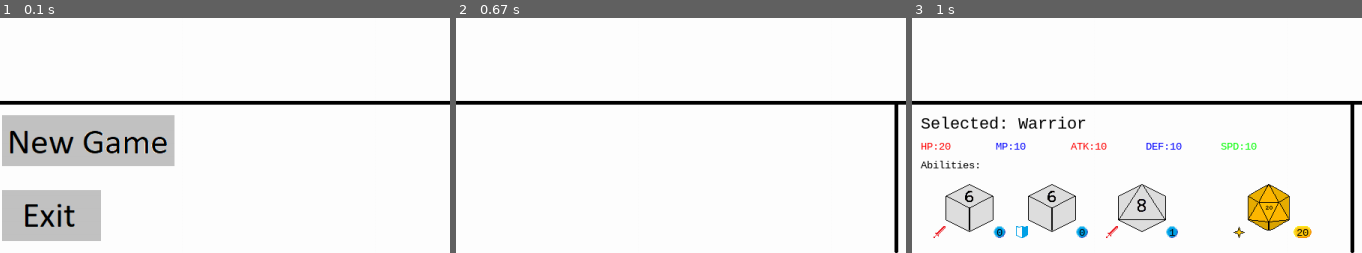
Above: before the commit, frames 1-3 (left to right).
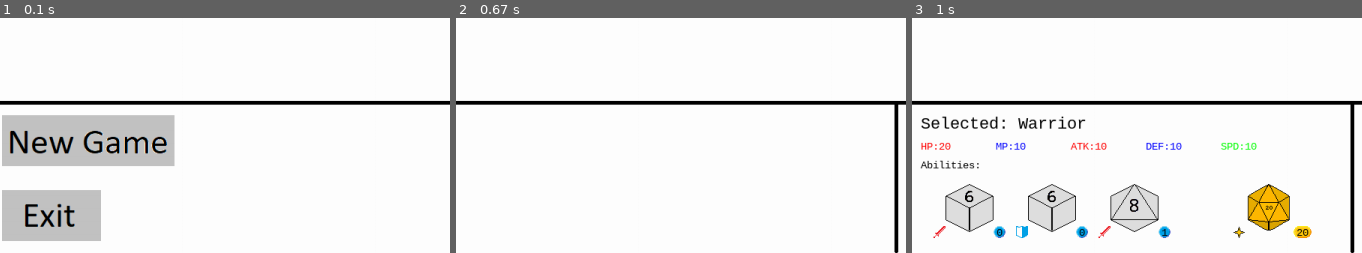
Above: after the commit, the same moments.

Repository: Cedar647/NEA
Game: pygame game, started from Turn-based Pygame/main.py
The game is run twice, just before and just after one commit, with the same random seed, the same clock (stepped at 60 frames per second) and the same inputs.
Inputs (mouse positions are % of the whole screen's width and height, from its top left):
- Up to frame 1 (0.1 s): no input
- Up to frame 2 (0.67 s): click (11, 76) at 0.38 s
- Up to frame 3 (1 s): press the mouse at (12, 23) at 0.7 s; move the mouse to (24, 39) at 0.8 s; release the mouse at (37, 55) at 0.93 s
The pictures show only the part of the screen within x 1-51%, y 50-100%; the shares and areas given below are measured in that part.

Frames 1-2 are identical in both runs. In frame 3, 1.4% of the frame differs, in the area x 41-60%, y 70-94%.

Commit message:
Update main.py

Diff:
--- a/Turn-based Pygame/main.py
+++ b/Turn-based Pygame/main.py
@@ -49,22 +49,11 @@
 dice_display = ""
 def char_select_draw_dices(): #display dices during character selection
     global dice_display
-    dice1button = dice_button(50,550, player.dicebag[0], 1)
-    dice2button = dice_button(160,550, player.dicebag[1], 1)
-    dice3button = dice_button(280,550, player.dicebag[2], 1)
-    spdicebutton = dice_button(450, 550, player.SPdice, 1)
-    dice1button.draw()
-    dice2button.draw()
-    dice3button.draw()
-    spdicebutton.draw()
-    if dice1button.click_check():
-        dice_display = player.dicebag[0]
-    if dice2button.click_check():
-        dice_display = player.dicebag[1]
-    if dice3button.click_check():
-        dice_display = player.dicebag[2]
-    if spdicebutton.click_check():
-        dice_display = player.SPdice
+    dice_list = [dice_button(50,550, player.dicebag[0], 1),dice_button(160,550, player.dicebag[1], 1),dice_button(270,550, player.dicebag[2], 1),dice_button(450, 550, player.SPdice, 1)]
+    for x in dice_list:
+        x.draw()
+        if x.click_check():
+            dice_display = x.dice
     if dice_display != "":
         desc_lines = dice_display.desc.split(". ") #split string into list of lines
         draw_text(f"{dice_display.name}", normal_font, black, 625, 465)
@@ -99,6 +88,7 @@
 class dice_button(button):
     def __init__(self,x, y, dice, scale): #replace attribute image with dice to allow accessing both dice image and type attribute
         self.cost = str(dice.cost)
+        self.dice = dice
         image = dice.image #take image of dice
         super().__init__(x, y, image, scale) #initialize as button
         self.type_icon = pygame.image.load(f"Type_Icons/{dice.type}.png")
